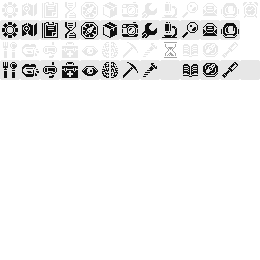
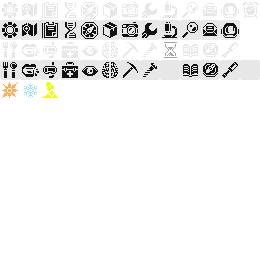
Comparing the layer stacks of the two 260x260 images. Changes:
added layer "图层 9" above "图层 2" over (x1=2, y1=82, x2=58, y2=98)
